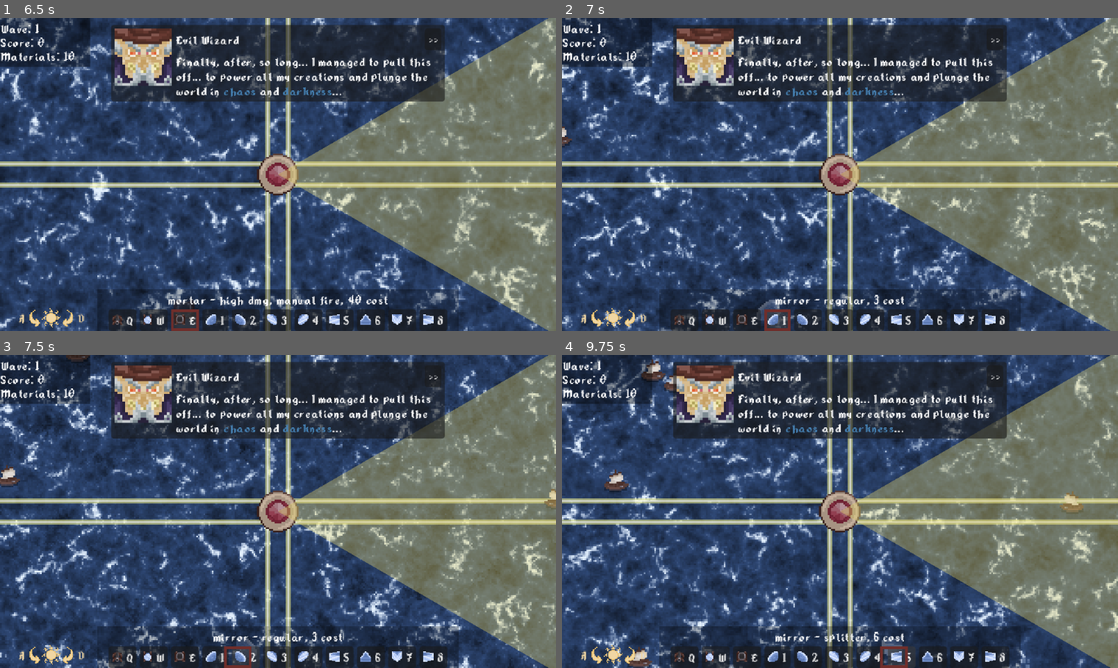
Above: before the commit, frames 1-4 (two rows, left to right).
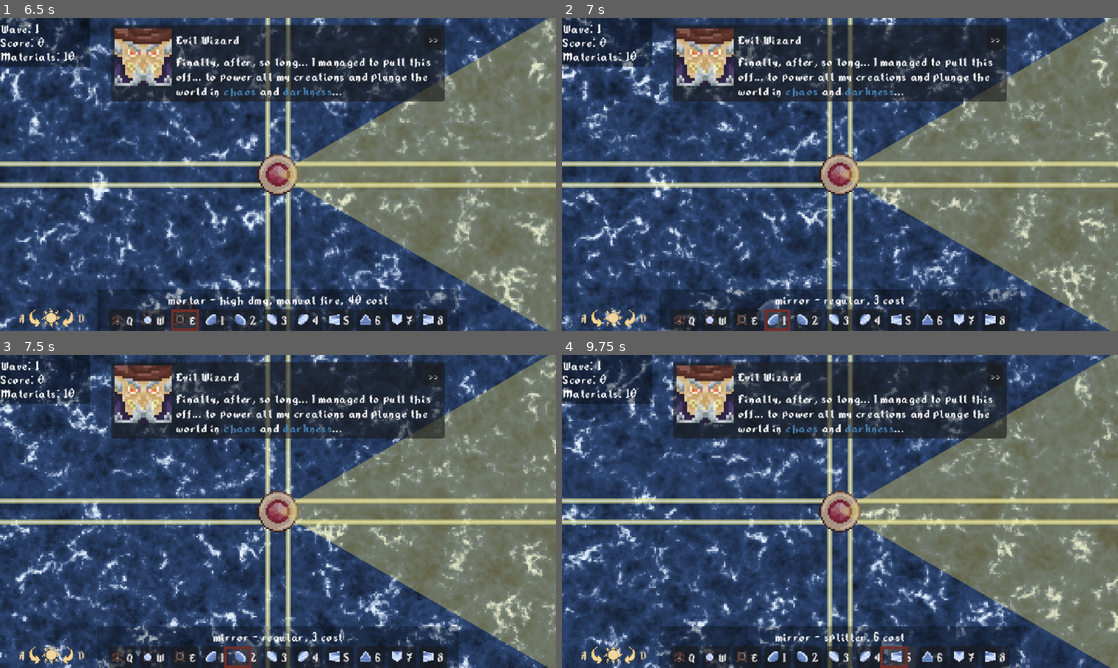
Above: after the commit, the same moments.

Repository: TrueHopolok/gj_solarnight
Game: Godot game, scene res://ui/main_menu/main_menu.tscn
The game is run twice, just before and just after one commit, with the same random seed, the same clock (stepped at 60 frames per second) and the same inputs. Sound files missing from this copy of the repository are replaced by a short silence.
Inputs (mouse positions are in pixels of both pictures, inside the frame that each line leads up to):
- Up to frame 1 (6.5 s): click "Play" at 0.5 s; move the mouse to (400, 158) at 1.27 s; hold Right mouse button (delete_building) 1.28-2 s; click (400, 158) at 1.42 s; tap Enter at 2 s; drag from (166, 190) to (250, 237) at 2.02 s; move the mouse to (333, 105) at 2.77 s; press the mouse at (333, 105) at 2.78 s; release the mouse at (333, 105) at 3.5 s; click "Next wave" at 3.5 s; click "Q" at 4.25 s; click "W" at 5 s; click "E" at 5.75 s
- Up to frame 2 (7 s): click "1" at 6.5 s
- Up to frame 3 (7.5 s): click "2" at 7.25 s
- Up to frame 4 (9.75 s): click "3" at 8 s; click "4" at 8.75 s; click "5" at 9.5 s

Frame 1 is identical in both runs. In frame 2, less than 0.1% of the frame differs, in the area x 0-100%, y 34-48%; in frame 3, 0.3%; in frame 4, 0.8%, in the area x 7-94%, y 1-100%.
Error after the commit: Invalid assignment of property or key 'wave_reached' with value of type 'int' on a base object of type 'Node (persistence.gd)'. (res://scenes/game_manager/game…

Commit message:
#3: removed wave reached logic from persistence to scene change

Diff:
--- a/scenes/building/sun/sun.gd
+++ b/scenes/building/sun/sun.gd
@@ -101,4 +101,6 @@
 
 
 func _change_to_gameover() -> void:
-	Transition.change_scene_path('res://ui/gameover_menu/gameover_menu.tscn')
+	var gameover: Node = load('res://ui/gameover_menu/gameover_menu.tscn').instantiate()
+	gameover.get_node("ScoreLabel").wave_reached = GameManager.get_instance().wave_get()
+	Transition.change_scene_instance(gameover)
--- a/scenes/persistence/persistence.gd
+++ b/scenes/persistence/persistence.gd
@@ -3,7 +3,6 @@
 
 var best_score: int = 0
 var current_score: int = 0
-var wave_reached: int = 0
 
 
 ## load score or set to default
--- a/ui/gameover_menu/score_label.gd
+++ b/ui/gameover_menu/score_label.gd
@@ -1,5 +1,8 @@
 extends Label
 
 
+var wave_reached: int = 0
+
+
 func _ready() -> void:
-	text = "Wave reached: %d\nYour score: %d\nBest score: %d" % [Persistence.wave_reached, Persistence.current_score, Persistence.best_score]
+	text = "Wave reached: %d\nYour score: %d\nBest score: %d" % [wave_reached, Persistence.current_score, Persistence.best_score]
--- a/ui/transition/transition.gd
+++ b/ui/transition/transition.gd
@@ -30,6 +30,15 @@
 	await fade_out()
 
 
+func change_scene_instance(scene: Node) -> void:
+	await fade_in()
+	get_tree().root.add_child(scene)
+	get_tree().current_scene.queue_free()
+	get_tree().current_scene = scene
+	get_tree().paused = false
+	await fade_out()
+
+
 func reload_scene() -> void:
 	await fade_in()
 	get_tree().reload_current_scene()
